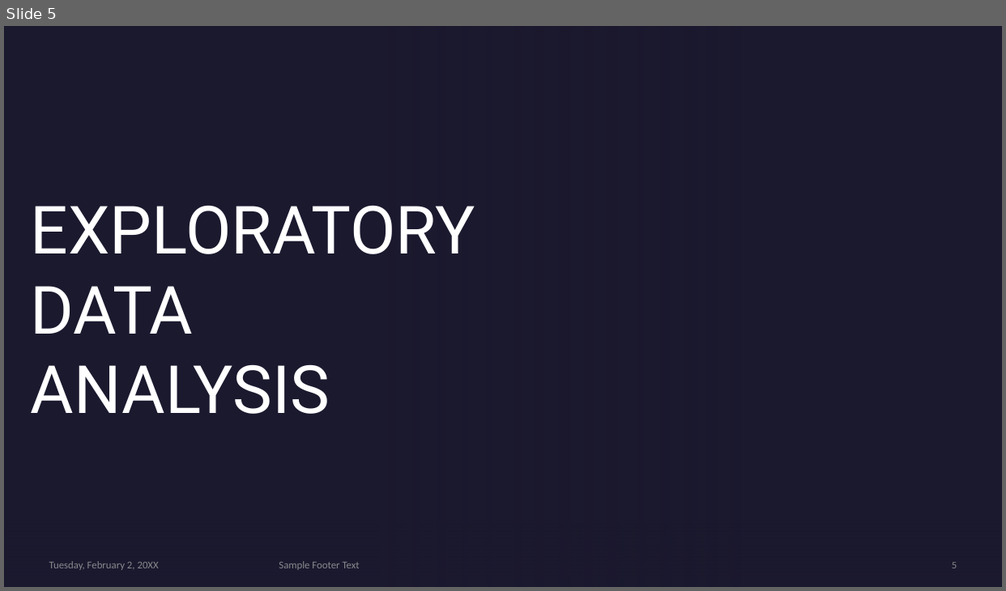
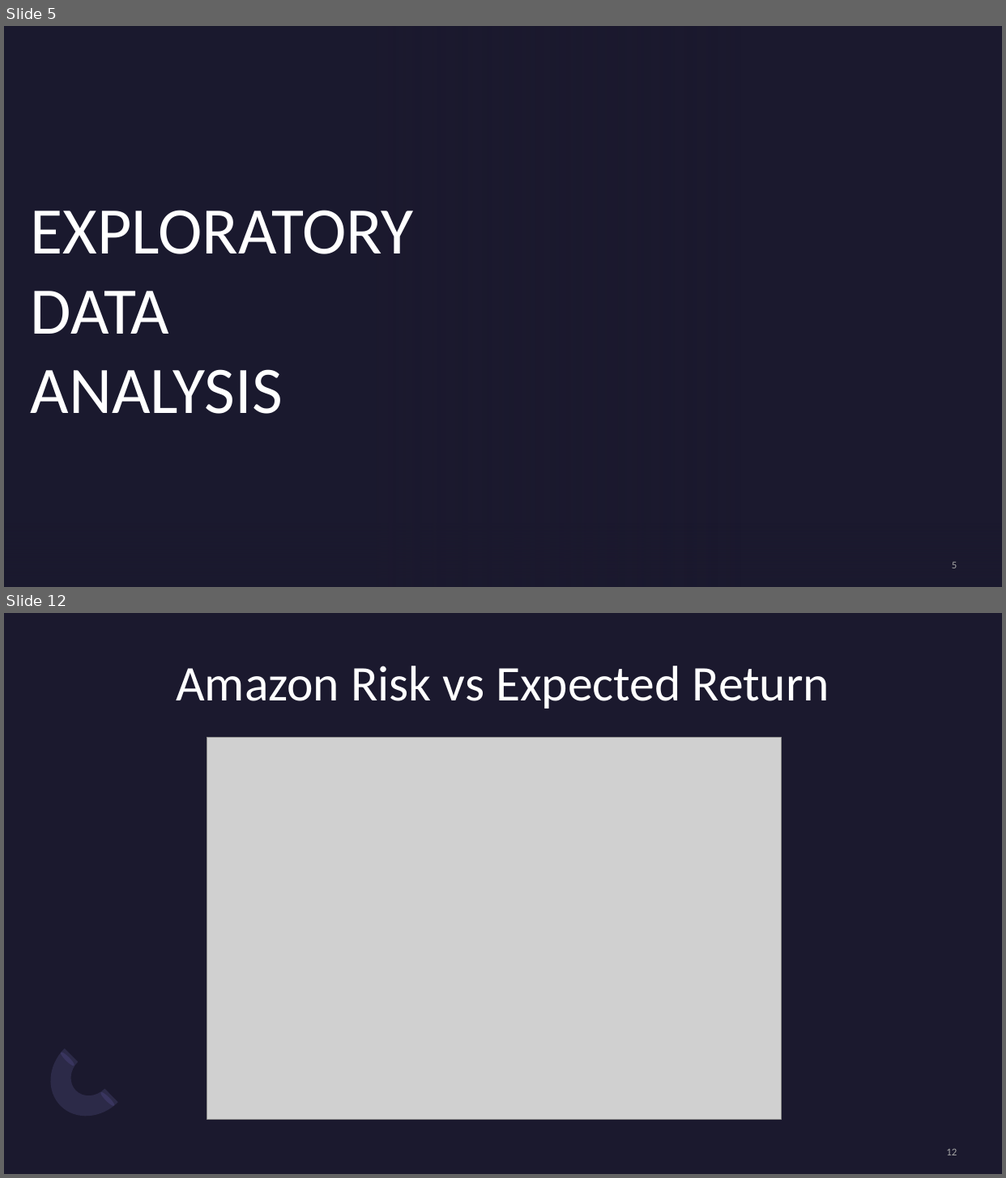
Before and after one commit to kwanda2426/kwanda_mlondi, a slide deck: STOCK MARKET INVESTMENT STRATEGY.pptx. Shown one above the other, each under a label of ours: slide 5 before the commit, slides 5 and 12 after it; the slides between them are not shown. The pictures are 1006x591 and 1006x1178 pixels, drawn with LibreOffice and Linux fonts; fonts in the diff are those of the drawing; grey boxes stand for pictures; background and template pictures are left out. Boxes give left, top, right and bottom in pixels: in the first picture for what was removed or moved away, otherwise in the second. Text is boxed around its words. In the diff, an @@ line names an element or a change of style, - is before the commit and + after.

```diff
--- a/STOCK MARKET INVESTMENT STRATEGY.pptx
+++ b/STOCK MARKET INVESTMENT STRATEGY.pptx
@@ slide 12 added at bbox=[4, 613, 1002, 1174], background #1B192E @@
@@ title added at bbox=[176, 666, 829, 709], 48 pt, text #FFFFFF @@
+Amazon Risk vs Expected Return
@@ picture added at bbox=[207, 737, 782, 1119] @@
@@ freeform shape added at bbox=[33, 1049, 117, 1133], fill #746EB3 at 20% opacity @@
@@ ellipse added at bbox=[59, 1050, 76, 1067], fill #2B274A @@
@@ ellipse added at bbox=[99, 1091, 116, 1108], fill #2B274A @@
@@ page number added at bbox=[946, 1149, 957, 1156], 10 pt, text #A5A5A5 @@
+12
@@ slide 5 changed as well @@
@@ title "EXPLORATORY DATA ANALYSIS" at bbox=[31, 210, 414, 414]: font Roboto to Calibri @@
@@ page number at bbox=[952, 562, 957, 569]: text colour #A6A6A6 at 80% opacity to #A5A5A5 @@
@@ text removed at bbox=[49, 561, 159, 570] @@
-Tuesday, February 2, 20XX
@@ text removed at bbox=[279, 561, 360, 570] @@
-Sample Footer Text
```
Also in this commit, not shown: 5 other slides changed, 12 other slides added, 11 slides removed, 3 other files.
